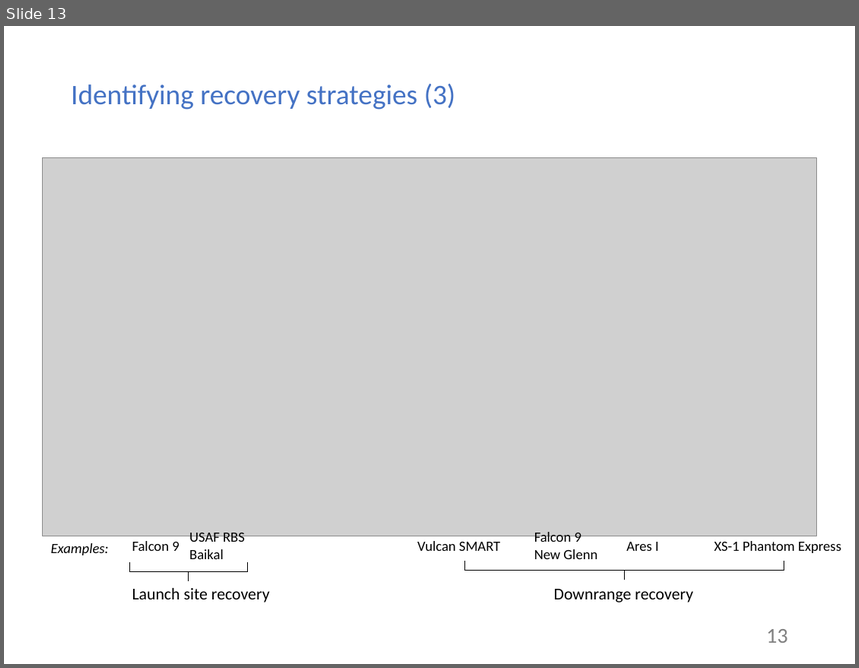
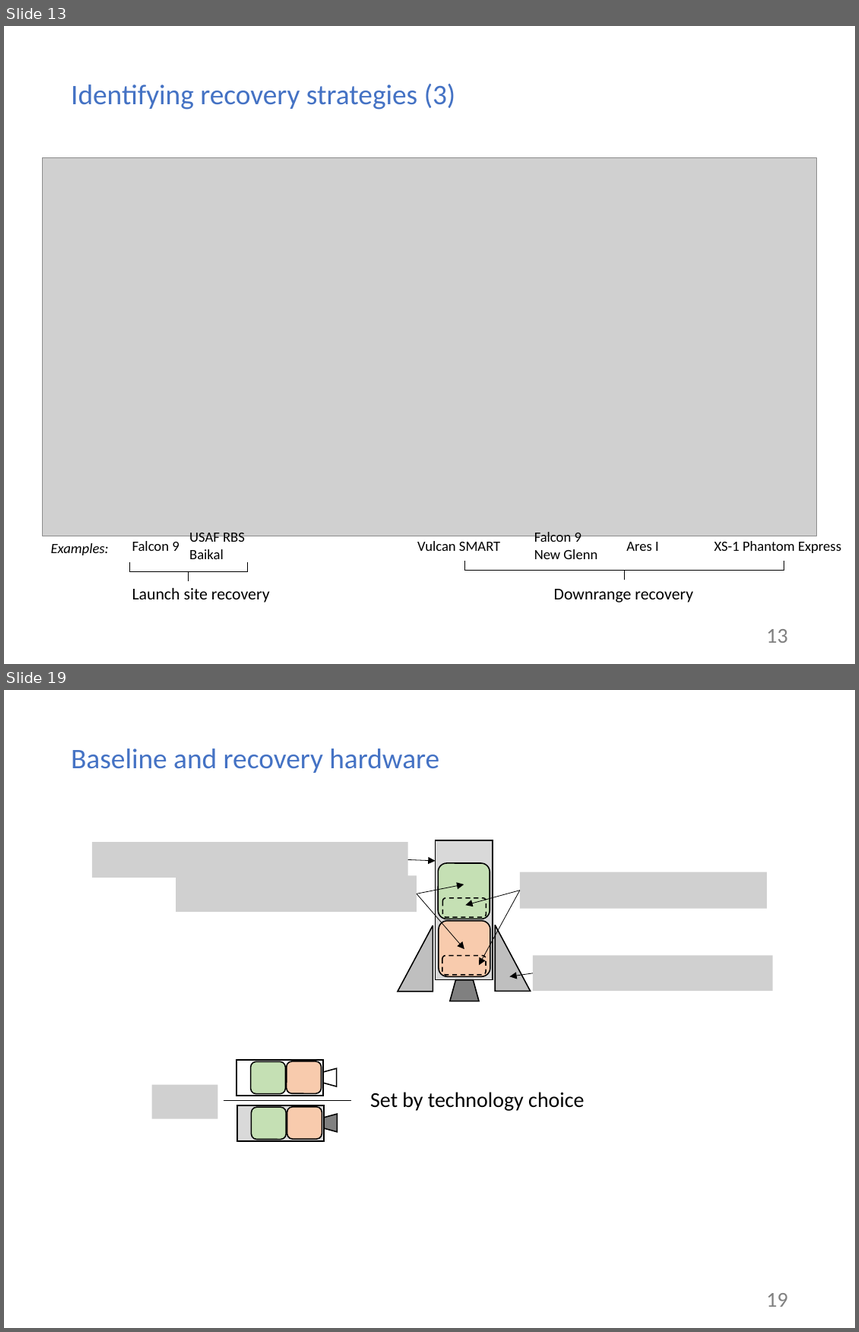
Before and after one commit to mvernacc/lvreuse, a slide deck: presentations/2018-08-27_meeting_w_greg.pptx. Shown one above the other, each under a label of ours: slide 13 before the commit, slides 13 and 19 after it; the slides between them are not shown. The pictures are 859x668 and 859x1332 pixels, drawn with LibreOffice and Linux fonts; fonts in the diff are those of the drawing; grey boxes stand for pictures. Boxes give left, top, right and bottom in pixels: in the first picture for what was removed or moved away, otherwise in the second. Text is boxed around its words. In the diff, an @@ line names an element or a change of style, - is before the commit and + after.

```diff
--- a/presentations/2018-08-27_meeting_w_greg.pptx
+++ b/presentations/2018-08-27_meeting_w_greg.pptx
@@ slide 19 added at bbox=[4, 690, 855, 1328], background #FFFFFF @@
@@ title added at bbox=[71, 749, 439, 773], 24 pt, text #4472C4 @@
+Baseline and recovery hardware
@@ picture added at bbox=[91, 842, 408, 878] @@
@@ arrow added from (408, 860) to (436, 861), #000000 0.5 pt @@
@@ picture added at bbox=[176, 875, 417, 912] @@
@@ arrow added from (417, 894) to (465, 950), #000000 0.5 pt @@
@@ arrow added from (417, 894) to (464, 885), #000000 0.5 pt @@
@@ arrow added from (520, 890) to (465, 905), #000000 0.5 pt @@
@@ arrow added from (520, 890) to (479, 965), #000000 0.5 pt @@
@@ picture added at bbox=[520, 872, 767, 909] @@
@@ rounded rectangle added at bbox=[443, 897, 486, 917], outline #000000 1 pt dashed @@
@@ right triangle added at bbox=[397, 926, 432, 992], fill #BFBFBF, outline #000000 1 pt @@
@@ right triangle added at bbox=[495, 925, 530, 991], fill #BFBFBF, outline #000000 1 pt @@
@@ rounded rectangle added at bbox=[443, 955, 486, 975], outline #000000 1 pt dashed @@
@@ picture added at bbox=[533, 955, 772, 991] @@
@@ group added at bbox=[436, 840, 493, 1002]: 2 rounded rectangles, 1 rectangle, 1 flow chart manual operation @@
@@ arrow added from (533, 973) to (509, 977), #000000 0.5 pt @@
@@ group added at bbox=[237, 1060, 336, 1096]: 2 rounded rectangles, 1 rectangle, 1 flow chart manual operation @@
@@ picture added at bbox=[152, 1085, 218, 1119] @@
@@ text added at bbox=[370, 1092, 584, 1111], 18 pt, text #000000 @@
+Set by technology choice
@@ line added from (224, 1101) to (351, 1101), #000000 1 pt @@
@@ group added at bbox=[237, 1106, 337, 1141]: 2 rounded rectangles, 1 rectangle, 1 flow chart manual operation @@
@@ page number added at bbox=[766, 1293, 788, 1307], 18 pt, text #808080 @@
+19
```
Also in this commit, not shown: 1 slide changed, 12 other slides added.
